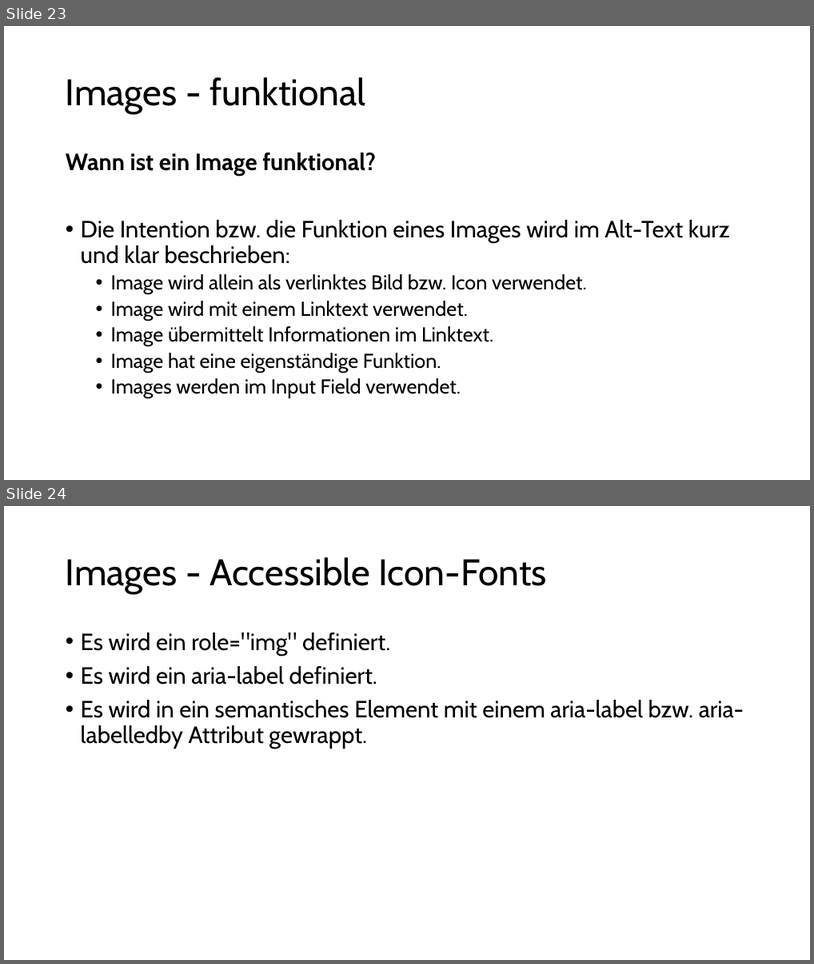
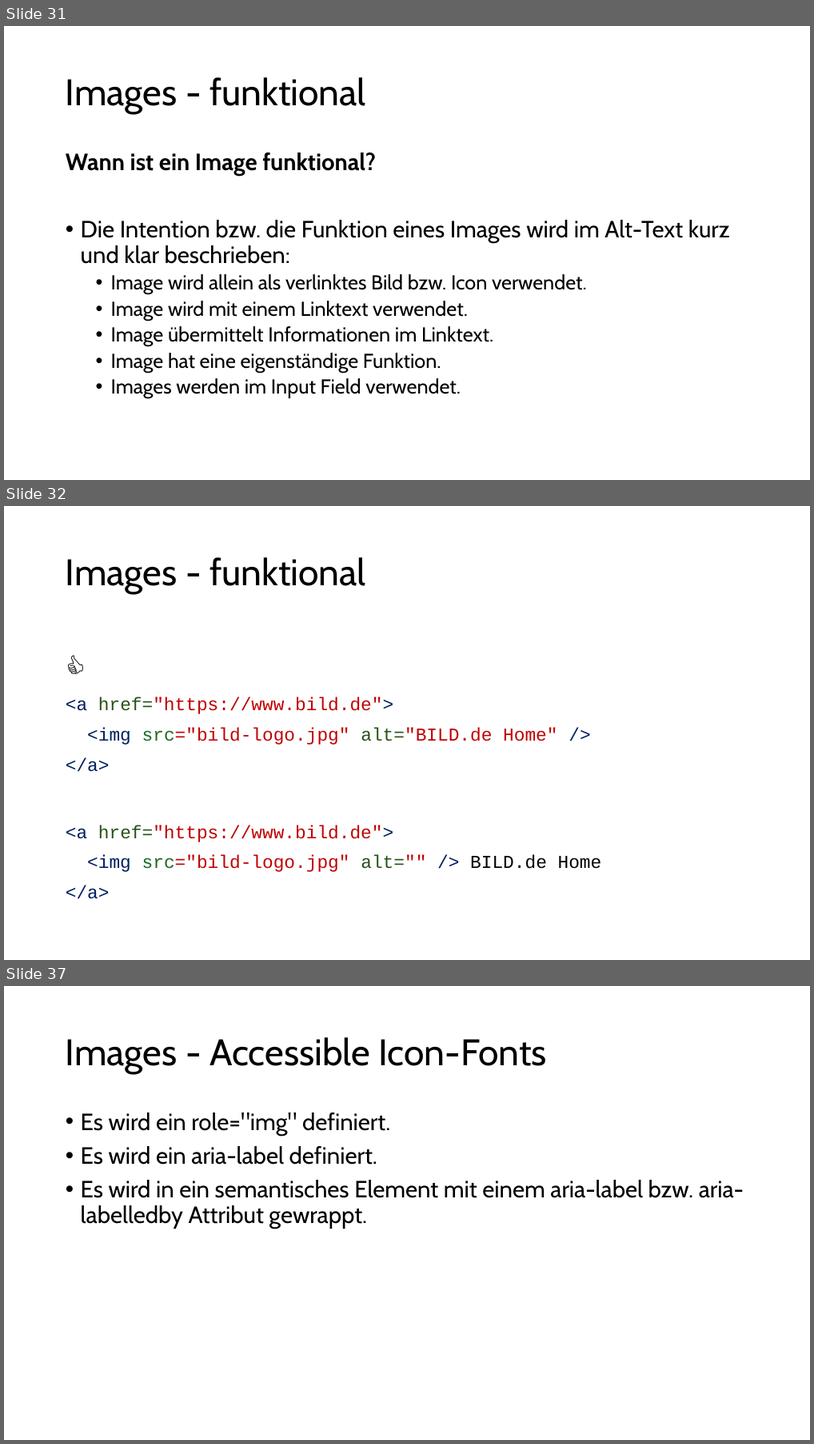
Before and after one commit to aykut-rocks/web-frontend-accessibility-training, a slide deck: Web-Frontend-Accessibility-03.pptx. Shown one above the other, each under a label of ours: slides 23 and 24 before the commit, slides 31, 32 and 37 after it; the slides between them are not shown. The pictures are 814x964 and 814x1444 pixels, drawn with LibreOffice and Linux fonts; fonts in the diff are those of the drawing. Boxes give left, top, right and bottom in pixels: in the first picture for what was removed or moved away, otherwise in the second. Text is boxed around its words. In the diff, an @@ line names an element or a change of style, - is before the commit and + after.

```diff
--- a/Web-Frontend-Accessibility-03.pptx
+++ b/Web-Frontend-Accessibility-03.pptx
@@ slide 32 added at (x1=4, y1=506, x2=810, y2=960), background #FFFFFF @@
@@ title added at (x1=66, y1=557, x2=366, y2=594), 44 pt, text #000000 @@
+Images - funktional
@@ text added at (x1=66, y1=696, x2=602, y2=899), 21.7 pt, text #C00000 @@
+👍
+<a href="https://www.bild.de">
+<img src="bild-logo.jpg" alt="BILD.de Home" />
+</a>
+<a href="https://www.bild.de">
+<img src="bild-logo.jpg" alt="" /> BILD.de Home
+</a>
@@ what was slide 23 is now slide 31 @@
@@ what was slide 24 is now slide 37 @@
```
Also in this commit, not shown: 8 slides changed, 12 other slides added.
